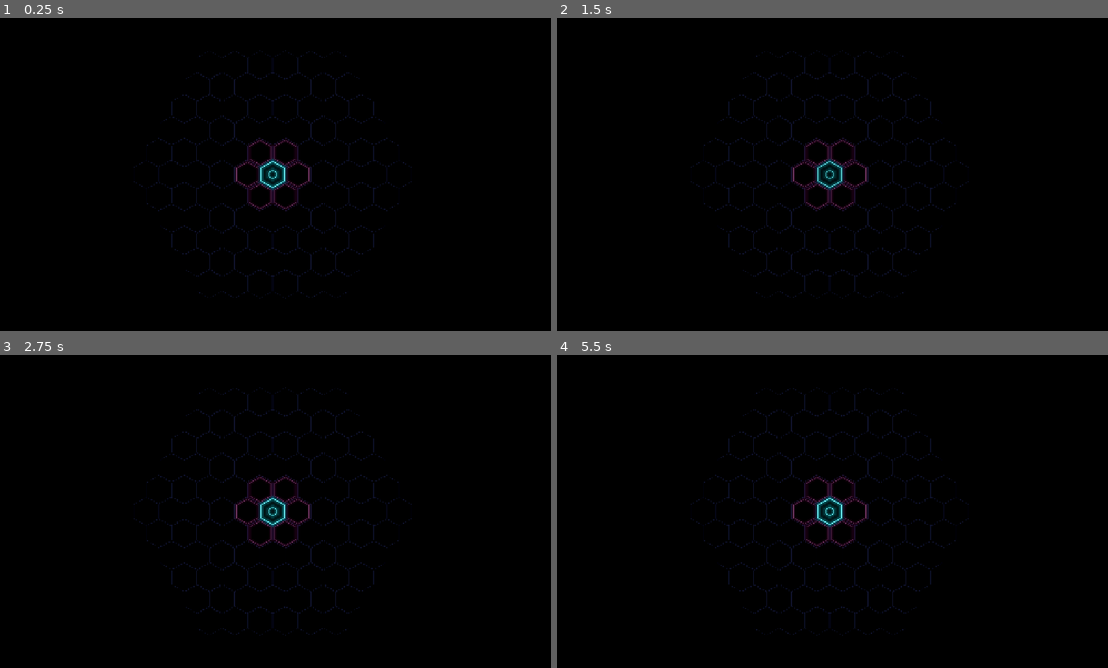
Above: before the commit, frames 1-4 (two rows, left to right).
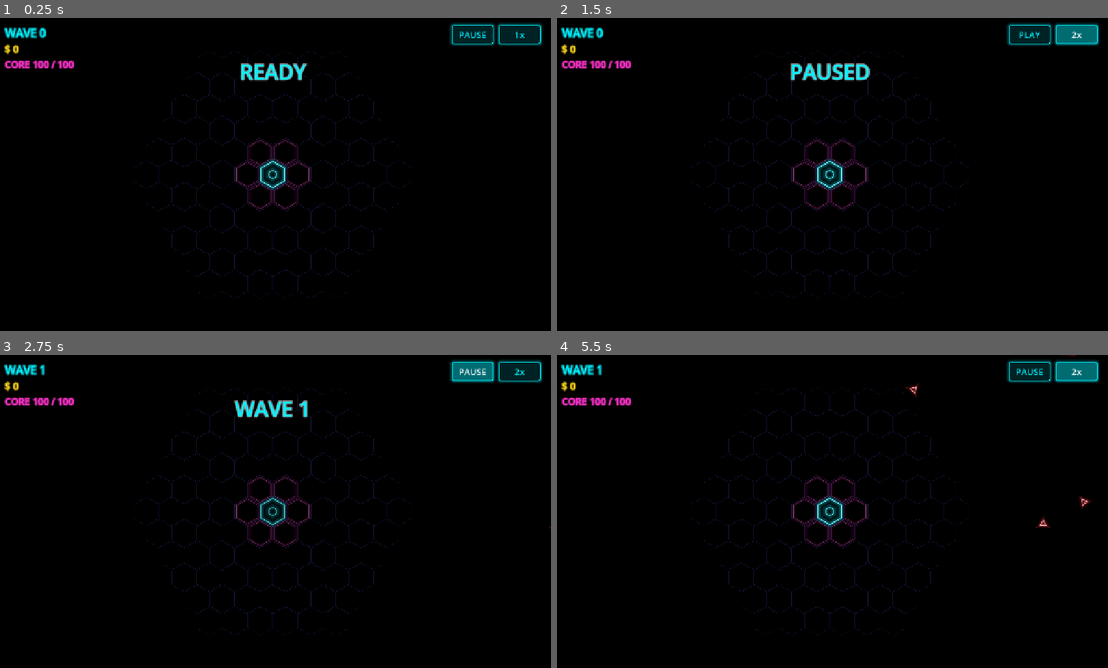
Above: after the commit, the same moments.

Repository: seoyeonwoo11/hexagon
Game: Godot game, scene res://scenes/main.tscn
Two runs of this game, one before a commit and one after it. Both use one fixed random seed, a clock stepped at 60 frames per second and the inputs below.
Inputs (mouse positions are in pixels of both pictures, inside the frame that each line leads up to):
- Up to frame 1 (0.25 s): no input
- Up to frame 2 (1.5 s): click (1030, 33) at 0.5 s, where only the run after the commit has a clickable "PAUSE"; click (1074, 33) at 1.25 s, where only the run after the commit has a clickable "1x"
- Up to frame 3 (2.75 s): click (473, 370) at 2 s, where only the run after the commit has a clickable "PLAY"
- Up to frame 4 (5.5 s): click (1074, 370) at 2.75 s, where only the run after the commit has a clickable "2x"; click (1074, 370) at 3.5 s, where only the run after the commit has a clickable "1x"; click (1074, 370) at 4.25 s, where only the run after the commit has a clickable "2x"; click (1074, 370) at 5 s, where only the run after the commit has a clickable "1x"

The runs differ from the first frame. In frame 1, 2.2% of the frame differs, in the area x 0-99%, y 1-21%; in frame 2, 2.4%, in the area x 0-99%, y 1-55%; in frame 3, 2.3%; in frame 4, 1.9%.

Commit message:
2단계: 기본 전투 루프
- 적: 화면 사방 밖에서 등장해 가장 가까운 타일로 이동, 닿으면 피해
- 타일: 사거리 내 가장 가까운 적을 레이저로 자동 공격, 체력과 피격 표시
- 코어(시작 타일) 파괴 시 게임 오버, R로 재시작
- 적 처치 보상금, 웨이브 진행과 클리어
- 일시정지(Space)와 2배속(F), HUD
- 전투 루프 헤드리스 테스트

Co-Authored-By: Claude Opus 5.5 <noreply@anthropic.com>
Claude-Session: https://claude.ai/code/session_01FxD1R6gogt5cwBiW2ee9Dt

Diff:
--- a/scenes/main.tscn
+++ b/scenes/main.tscn
@@ -1,6 +1,8 @@
-[gd_scene load_steps=3 format=3]
+[gd_scene load_steps=5 format=3]
 
-[ext_resource type="Script" path="res://scripts/board.gd" id="1_board"]
+[ext_resource type="Script" path="res://scripts/game.gd" id="1_game"]
+[ext_resource type="Script" path="res://scripts/board.gd" id="2_board"]
+[ext_resource type="Script" path="res://scripts/hud.gd" id="3_hud"]
 
 [sub_resource type="Environment" id="Environment_neon"]
 background_mode = 3
@@ -12,6 +14,7 @@
 glow_hdr_threshold = 0.6
 
 [node name="Main" type="Node2D"]
+script = ExtResource("1_game")
 
 [node name="WorldEnvironment" type="WorldEnvironment" parent="."]
 environment = SubResource("Environment_neon")
@@ -20,4 +23,7 @@
 zoom = Vector2(0.7, 0.7)
 
 [node name="Board" type="Node2D" parent="."]
-script = ExtResource("1_board")
+script = ExtResource("2_board")
+
+[node name="HUD" type="CanvasLayer" parent="."]
+script = ExtResource("3_hud")
--- a/scripts/board.gd
+++ b/scripts/board.gd
@@ -4,6 +4,10 @@
 ## 배치 규칙: 비어 있고, 이미 놓인 타일과 면이 맞닿은 칸에만 놓을 수 있다.
 
 signal tile_placed(tile: HexTile)
+signal tile_destroyed(tile: HexTile)
+signal core_destroyed
+
+const CORE := Vector2i.ZERO
 
 @export var hex_size := 48.0
 @export var grid_radius := 5
@@ -12,13 +16,21 @@
 @export var hover_color := Color(1.0, 1.0, 1.0)
 
 var tiles: Dictionary[Vector2i, HexTile] = {}
+## 적은 이 레이어에 추가한다 (보드와 같은 좌표계, 타일 위에 그려짐).
+var enemy_layer: Node2D
 
 var _hover := Vector2i.ZERO
 var _has_hover := false
 
 
 func _ready() -> void:
-	place_tile(Vector2i.ZERO)
+	enemy_layer = Node2D.new()
+	enemy_layer.name = "Enemies"
+	enemy_layer.z_index = 1
+	add_child(enemy_layer)
+	var core := place_tile(CORE)
+	core.max_hp = 100.0
+	core.hp = core.max_hp
 
 
 func _process(_delta: float) -> void:
@@ -61,11 +73,38 @@
 	tile.size = hex_size
 	tile.color = color
 	tile.position = HexGrid.axial_to_pixel(coord, hex_size)
+	tile.destroyed.connect(_on_tile_destroyed)
 	add_child(tile)
 	tiles[coord] = tile
 	queue_redraw()
 	tile_placed.emit(tile)
 	return tile
+
+
+func core_tile() -> HexTile:
+	return tiles.get(CORE)
+
+
+## 전역 좌표 기준으로 가장 가까운 타일.
+func nearest_tile(global_point: Vector2) -> HexTile:
+	var best: HexTile = null
+	var best_dist := INF
+	for tile in tiles.values():
+		var d := global_point.distance_squared_to(tile.global_position)
+		if d < best_dist:
+			best = tile
+			best_dist = d
+	return best
+
+
+func _on_tile_destroyed(tile: HexTile) -> void:
+	if tile.coord == CORE:
+		core_destroyed.emit()
+		return
+	tiles.erase(tile.coord)
+	tile.queue_free()
+	queue_redraw()
+	tile_destroyed.emit(tile)
 
 
 func _draw() -> void:
--- /dev/null
+++ b/scripts/enemy.gd
@@ -0,0 +1,76 @@
+class_name Enemy
+extends Node2D
+## 화면 밖에서 나타나 가장 가까운 타일로 다가가는 적.
+## 타일에 닿으면 피해를 주고 사라지며, 처치되면 보상금을 준다.
+
+signal died(enemy: Enemy, reward: int)
+
+const GROUP := &"enemies"
+
+@export var color := Color(1.0, 0.3, 0.35)
+
+var max_hp := 10.0
+var hp := 10.0
+var speed := 60.0
+var reward := 5
+var contact_damage := 10.0
+var radius := 12.0
+var board: Board
+
+var _dead := false
+var _spin := 0.0
+
+
+func _ready() -> void:
+	add_to_group(GROUP)
+	hp = max_hp
+
+
+func _process(delta: float) -> void:
+	if _dead or board == null:
+		return
+	var target := board.nearest_tile(global_position)
+	if target == null:
+		return
+	var to_target := target.global_position - global_position
+	if to_target.length() <= board.hex_size * 0.8:
+		target.take_damage(contact_damage)
+		_die(false)
+		return
+	global_position += to_target.normalized() * speed * delta
+	_spin += delta * 3.0
+	queue_redraw()
+
+
+func is_alive() -> bool:
+	return not _dead
+
+
+func take_damage(amount: float) -> void:
+	if _dead:
+		return
+	hp -= amount
+	if hp <= 0.0:
+		_die(true)
+	else:
+		queue_redraw()
+
+
+func _die(killed: bool) -> void:
+	_dead = true
+	remove_from_group(GROUP)
+	died.emit(self, reward if killed else 0)
+	queue_free()
+
+
+func _draw() -> void:
+	var pts := PackedVector2Array()
+	for i in 4:
+		var a := _spin + TAU * i / 3.0
+		pts.append(Vector2(cos(a), sin(a)) * radius)
+	NeonDraw.polyline(self, pts, color, 1.0, 2.5)
+	if hp < max_hp:
+		var w := radius * 2.0
+		var y := radius + 6.0
+		draw_line(Vector2(-w / 2.0, y), Vector2(w / 2.0, y), Color(color, 0.25), 2.0)
+		draw_line(Vector2(-w / 2.0, y), Vector2(-w / 2.0 + w * hp / max_hp, y), color, 2.0)
--- /dev/null
+++ b/scripts/game.gd
@@ -0,0 +1,176 @@
+class_name Game
+extends Node2D
+## 게임 진행: 돈, 웨이브, 적 생성, 일시정지/배속, 게임 오버.
+## (3단계에서 웨이브 클리어 시 3택 옵션 화면이 _on_wave_cleared에 들어간다.)
+
+signal money_changed(money: int)
+signal wave_started(wave: int)
+signal wave_cleared(wave: int)
+signal game_over
+
+const FIRST_WAVE_DELAY := 1.5
+const INTERMISSION := 3.0
+const SPAWN_MARGIN := 40.0
+
+@onready var board: Board = $Board
+@onready var hud: Hud = $HUD
+@onready var camera: Camera2D = $Camera2D
+
+var money := 0
+var wave := 0
+var is_over := false
+var speed_multiplier := 1.0
+
+var _to_spawn := 0
+var _spawn_timer := 0.0
+var _spawn_interval := 1.0
+var _alive := 0
+var _intermission := FIRST_WAVE_DELAY
+
+
+func _ready() -> void:
+	Engine.time_scale = 1.0
+	get_tree().paused = false
+	board.core_destroyed.connect(_on_core_destroyed)
+	hud.pause_pressed.connect(toggle_pause)
+	hud.speed_pressed.connect(toggle_speed)
+	hud.restart_pressed.connect(_on_restart_pressed)
+	hud.set_money(money)
+	hud.set_wave(wave)
+	hud.set_speed(speed_multiplier)
+	hud.set_paused(false)
+	hud.show_message("READY", Hud.NEON_CYAN)
+
+
+func _process(delta: float) -> void:
+	if is_over:
+		return
+	var core := board.core_tile()
+	if core != null:
+		hud.set_core(core.hp, core.max_hp)
+
+	if _intermission > 0.0:
+		_intermission -= delta
+		if _intermission <= 0.0:
+			_begin_wave()
+		return
+
+	if _to_spawn > 0:
+		_spawn_timer -= delta
+		if _spawn_timer <= 0.0:
+			_spawn_enemy()
+			_to_spawn -= 1
+			_spawn_timer = _spawn_interval
+	elif _alive == 0:
+		_on_wave_cleared()
+
+
+func add_money(amount: int) -> void:
+	money += amount
+	hud.set_money(money)
+	money_changed.emit(money)
+
+
+func alive_enemies() -> int:
+	return _alive
+
+
+func toggle_pause() -> void:
+	if is_over:
+		return
+	var tree := get_tree()
+	tree.paused = not tree.paused
+	hud.set_paused(tree.paused)
+	if tree.paused:
+		hud.show_message("PAUSED", Hud.NEON_CYAN)
+	else:
+		hud.hide_message()
+
+
+func toggle_speed() -> void:
+	speed_multiplier = 2.0 if speed_multiplier == 1.0 else 1.0
+	Engine.time_scale = speed_multiplier
+	hud.set_speed(speed_multiplier)
+
+
+## 웨이브 번호에 따른 적 수/능력치. 밸런스 조정은 여기서.
+func wave_enemy_count(n: int) -> int:
+	return 3 + n * 2
+
+
+func _begin_wave() -> void:
+	wave += 1
+	_to_spawn = wave_enemy_count(wave)
+	_spawn_interval = maxf(0.3, 1.2 - wave * 0.05)
+	_spawn_timer = 0.0
+	hud.set_wave(wave)
+	hud.show_message("WAVE %d" % wave, Hud.NEON_CYAN)
+	get_tree().create_timer(1.2, false).timeout.connect(_hide_wave_message.bind(wave))
+	wave_started.emit(wave)
+
+
+func _hide_wave_message(for_wave: int) -> void:
+	if for_wave == wave and not is_over and not get_tree().paused:
+		hud.hide_message()
+
+
+func _on_wave_cleared() -> void:
+	wave_cleared.emit(wave)
+	hud.show_message("WAVE CLEAR", Hud.NEON_YELLOW)
+	_intermission = INTERMISSION
+
+
+func _spawn_enemy() -> void:
+	var enemy := Enemy.new()
+	enemy.board = board
+	enemy.max_hp = 6.0 + wave * 2.0
+	enemy.speed = 55.0 + wave * 3.0
+	enemy.reward = 3 + wave / 2
+	enemy.contact_damage = 10.0
+	enemy.color = Color(1.0, 0.3, 0.35) if wave % 2 == 1 else Color(1.0, 0.55, 0.1)
+	enemy.died.connect(_on_enemy_died)
+	board.enemy_layer.add_child(enemy)
+	enemy.global_position = _random_spawn_point()
+	_alive += 1
+
+
+## 카메라에 보이는 영역의 테두리 바로 바깥, 사방 중 임의의 한 점.
+func _random_spawn_point() -> Vector2:
+	var half := get_viewport_rect().size / camera.zoom / 2.0 + Vector2.ONE * SPAWN_MARGIN
+	var center := camera.get_screen_center_position()
+	var perimeter := 4.0 * (half.x + half.y)
+	var t := randf() * perimeter
+	var p: Vector2
+	if t < 2.0 * half.x:
+		p = Vector2(-half.x + t, -half.y)
+	elif t < 2.0 * half.x + 2.0 * half.y:
+		p = Vector2(half.x, -half.y + (t - 2.0 * half.x))
+	elif t < 4.0 * half.x + 2.0 * half.y:
+		p = Vector2(half.x - (t - 2.0 * half.x - 2.0 * half.y), half.y)
+	else:
+		p = Vector2(-half.x, half.y - (t - 4.0 * half.x - 2.0 * half.y))
+	return center + p
+
+
+func _on_enemy_died(_enemy: Enemy, reward: int) -> void:
+	_alive -= 1
+	if reward > 0:
+		add_money(reward)
+
+
+func _on_core_destroyed() -> void:
+	if is_over:
+		return
+	is_over = true
+	hud.set_core(0, board.core_tile().max_hp)
+	hud.show_message("GAME OVER\nWAVE %d  -  R TO RESTART" % wave, Hud.NEON_PINK)
+	get_tree().paused = true
+	game_over.emit()
+
+
+func _on_restart_pressed() -> void:
+	if not is_over:
+		return
+	Engine.time_scale = 1.0
+	get_tree().paused = false
+	get_tree().reload_current_scene()
--- a/scripts/hex_tile.gd
+++ b/scripts/hex_tile.gd
@@ -1,22 +1,88 @@
 class_name HexTile
 extends Node2D
-## 보드 위에 놓인 육각형 타일 하나. 기능(공격 등)은 2단계 이후 추가한다.
+## 보드 위에 놓인 육각형 타일 하나.
+## 기본 기능: 사거리 안의 가장 가까운 적을 자동으로 레이저 공격한다.
+## 체력이 0이 되면 destroyed 신호를 보낸다 (보드가 제거/게임오버 처리).
+
+signal destroyed(tile: HexTile)
+
+const SHOT_TIME := 0.08
+const HIT_FLASH_TIME := 0.2
 
 @export var color := Color(0.0, 0.95, 1.0)
+@export var max_hp := 60.0
+@export var attack_range := 260.0
+@export var damage := 5.0
+@export var fire_interval := 0.4
 
 var coord := Vector2i.ZERO
 var size := 48.0
+var hp := 60.0
 
 var _time := 0.0
+var _cooldown := 0.0
+var _shot_target := Vector2.ZERO
+var _shot_time := 0.0
+var _hit_flash := 0.0
+var _destroyed := false
+
+
+func _ready() -> void:
+	hp = max_hp
 
 
 func _process(delta: float) -> void:
 	_time += delta
+	_cooldown -= delta
+	_shot_time = maxf(_shot_time - delta, 0.0)
+	_hit_flash = maxf(_hit_flash - delta, 0.0)
+	if _cooldown <= 0.0:
+		var enemy := find_target()
+		if enemy != null:
+			_shot_target = to_local(enemy.global_position)
+			_shot_time = SHOT_TIME
+			_cooldown = fire_interval
+			enemy.take_damage(damage)
 	queue_redraw()
+
+
+## 사거리 안에서 가장 가까운 살아있는 적.
+func find_target() -> Enemy:
+	var best: Enemy = null
+	var best_dist := attack_range
+	for node in get_tree().get_nodes_in_group(Enemy.GROUP):
+		var enemy := node as Enemy
+		if enemy == null or not enemy.is_alive():
+			continue
+		var d := global_position.distance_to(enemy.global_position)
+		if d <= best_dist:
+			best = enemy
+			best_dist = d
+	return best
+
+
+func take_damage(amount: float) -> void:
+	if _destroyed:
+		return
+	hp -= amount
+	_hit_flash = HIT_FLASH_TIME
+	if hp <= 0.0:
+		hp = 0.0
+		_destroyed = true
+		destroyed.emit(self)
 
 
 func _draw() -> void:
 	var pulse := 0.85 + 0.15 * sin(_time * 2.5)
-	NeonDraw.hexagon(self, Vector2.ZERO, size * 0.9, color, pulse, 3.0, 0.10)
+	var c := color.lerp(Color(1.0, 0.15, 0.2), _hit_flash / HIT_FLASH_TIME)
+	NeonDraw.hexagon(self, Vector2.ZERO, size * 0.9, c, pulse, 3.0, 0.10)
 	# 가운데 작은 육각형: 타일 "코어" 표시
-	NeonDraw.hexagon(self, Vector2.ZERO, size * 0.3, color, pulse * 0.8, 2.0)
+	NeonDraw.hexagon(self, Vector2.ZERO, size * 0.3, c, pulse * 0.8, 2.0)
+	# 체력이 깎였으면 남은 체력을 원호로 표시
+	if hp < max_hp:
+		var frac := hp / max_hp
+		draw_arc(Vector2.ZERO, size * 0.55, -PI / 2.0, -PI / 2.0 + TAU * frac, 32,
+				Color(c, 0.8), 2.0, true)
+	if _shot_time > 0.0:
+		NeonDraw.polyline(self, PackedVector2Array([Vector2.ZERO, _shot_target]), c,
+				_shot_time / SHOT_TIME, 2.0)
--- /dev/null
+++ b/scripts/hud.gd
@@ -0,0 +1,133 @@
+class_name Hud
+extends CanvasLayer
+## 화면 위 정보(돈, 웨이브, 코어 체력)와 일시정지/배속 버튼.
+## 일시정지 중에도 동작해야 하므로 PROCESS_MODE_ALWAYS.
+## 단축키: Space = 일시정지, F = 배속 전환, R = 게임 오버 후 재시작.
+
+signal pause_pressed
+signal speed_pressed
+signal restart_pressed
+
+const NEON_CYAN := Color(0.0, 0.95, 1.0)
+const NEON_PINK := Color(1.0, 0.2, 0.8)
+const NEON_YELLOW := Color(1.0, 0.85, 0.1)
+
+var _money_label: Label
+var _wave_label: Label
+var _core_label: Label
+var _message_label: Label
+var _pause_button: Button
+var _speed_button: Button
+
+
+func _ready() -> void:
+	process_mode = Node.PROCESS_MODE_ALWAYS
+	var info := VBoxContainer.new()
+	info.position = Vector2(24, 16)
+	add_child(info)
+	_wave_label = _make_label(NEON_CYAN, 26)
+	_money_label = _make_label(NEON_YELLOW, 22)
+	_core_label = _make_label(NEON_PINK, 22)
+	for l in [_wave_label, _money_label, _core_label]:
+		info.add_child(l)
+
+	var buttons := HBoxContainer.new()
+	buttons.set_anchors_and_offsets_preset(Control.PRESET_TOP_RIGHT)
+	buttons.grow_horizontal = Control.GROW_DIRECTION_BEGIN
+	buttons.offset_right = -24
+	buttons.offset_top = 16
+	buttons.add_theme_constant_override("separation", 12)
+	add_child(buttons)
+	_pause_button = _make_button("PAUSE", pause_pressed)
+	_speed_button = _make_button("1x", speed_pressed)
+	buttons.add_child(_pause_button)
+	buttons.add_child(_speed_button)
+
+	_message_label = _make_label(Color.WHITE, 48)
+	_message_label.set_anchors_and_offsets_preset(Control.PRESET_CENTER_TOP)
+	_message_label.grow_horizontal = Control.GROW_DIRECTION_BOTH
+	_message_label.offset_top = 90
+	_message_label.horizontal_alignment = HORIZONTAL_ALIGNMENT_CENTER
+	add_child(_message_label)
+
+
+func set_money(value: int) -> void:
+	_money_label.text = "$ %d" % value
+
+
+func set_wave(value: int) -> void:
+	_wave_label.text = "WAVE %d" % value
+
+
+func set_core(hp: float, max_hp: float) -> void:
+	_core_label.text = "CORE %d / %d" % [ceili(hp), ceili(max_hp)]
+
+
+func set_paused(paused: bool) -> void:
+	_pause_button.text = "PLAY" if paused else "PAUSE"
+
+
+func set_speed(multiplier: float) -> void:
+	_speed_button.text = "%dx" % int(multiplier)
+
+
+func show_message(text: String, color := Color.WHITE) -> void:
+	_message_label.text = text
+	_message_label.label_settings.font_color = color
+	_message_label.visible = true
+
+
+func hide_message() -> void:
+	_message_label.visible = false
+
+
+func _unhandled_input(event: InputEvent) -> void:
+	var key := event as InputEventKey
+	if key == null or not key.pressed or key.echo:
+		return
+	match key.keycode:
+		KEY_SPACE:
+			pause_pressed.emit()
+		KEY_F:
+			speed_pressed.emit()
+		KEY_R:
+			restart_pressed.emit()
+		_:
+			return
+	get_viewport().set_input_as_handled()
+
+
+func _make_label(color: Color, font_size: int) -> Label:
+	var label := Label.new()
+	var settings := LabelSettings.new()
+	settings.font_size = font_size
+	settings.font_color = color
+	settings.shadow_color = Color(color, 0.5)
+	settings.shadow_size = 8
+	settings.shadow_offset = Vector2.ZERO
+	label.label_settings = settings
+	return label
+
+
+func _make_button(text: String, sig: Signal) -> Button:
+	var button := Button.new()
+	button.text = text
+	button.focus_mode = Control.FOCUS_NONE
+	button.custom_minimum_size = Vector2(96, 44)
+	button.add_theme_font_size_override("font_size", 20)
+	button.add_theme_color_override("font_color", NEON_CYAN)
+	button.add_theme_color_override("font_hover_color", Color.WHITE)
+	var normal := StyleBoxFlat.new()
+	normal.bg_color = Color(0, 0, 0, 0.6)
+	normal.border_color = NEON_CYAN
+	normal.set_border_width_all(2)
+	normal.set_corner_radius_all(4)
+	normal.shadow_color = Color(NEON_CYAN, 0.35)
+	normal.shadow_size = 6
+	var hover := normal.duplicate() as StyleBoxFlat
+	hover.bg_color = Color(NEON_CYAN, 0.15)
+	button.add_theme_stylebox_override("normal", normal)
+	button.add_theme_stylebox_override("hover", hover)
+	button.add_theme_stylebox_override("pressed", hover)
+	button.pressed.connect(func() -> void: sig.emit())
+	return button
--- /dev/null
+++ b/tests/test_combat.gd
@@ -0,0 +1,56 @@
+extends SceneTree
+## 실행: godot --headless --fixed-fps 60 --path . -s res://tests/test_combat.gd
+## 메인 씬을 실제로 돌려 전투 루프를 확인한다.
+
+## 2배속이므로 게임 시간은 두 배.
+const SIM_SECONDS := 30
+
+var _failures := 0
+var _frame := 0
+var _game: Game
+var _cleared := 0
+
+
+func _check(cond: bool, msg: String) -> void:
+	if not cond:
+		_failures += 1
+		printerr("FAIL: ", msg)
+
+
+func _initialize() -> void:
+	change_scene_to_file("res://scenes/main.tscn")
+
+
+func _process(_delta: float) -> bool:
+	_frame += 1
+	if _frame == 2:
+		_game = current_scene as Game
+		_check(_game != null, "main scene uses Game script")
+		_game.wave_cleared.connect(func(_w: int) -> void: _cleared += 1)
+		# 일시정지/배속 토글
+		_game.toggle_speed()
+		_check(Engine.time_scale == 2.0, "2x speed")
+		_game.toggle_speed()
+		_check(Engine.time_scale == 1.0, "back to 1x")
+		_game.toggle_pause()
+		_check(paused, "paused")
+		_game.toggle_pause()
+		_check(not paused, "unpaused")
+		# 2배속으로 시뮬레이션 진행
+		_game.toggle_speed()
+	elif _frame == 2 + SIM_SECONDS * 60:
+		_check(_game.wave >= 2, "reached wave 2+ (wave=%d)" % _game.wave)
+		_check(_cleared >= 1, "cleared at least one wave")
+		_check(_game.money > 0, "earned money (money=%d)" % _game.money)
+		_check(not _game.is_over, "single tile survives early waves")
+		print("wave=%d money=%d core_hp=%.0f" % [_game.wave, _game.money,
+				_game.board.core_tile().hp])
+		# 코어 파괴 -> 게임 오버
+		_game.board.core_tile().take_damage(99999.0)
+		_check(_game.is_over, "game over when core destroyed")
+		_check(paused, "tree paused on game over")
+		Engine.time_scale = 1.0
+		if _failures == 0:
+			print("ALL TESTS PASSED")
+		quit(1 if _failures > 0 else 0)
+	return false
Not shown, added: scripts/enemy.gd.uid
Not shown, added: scripts/game.gd.uid
Not shown, added: scripts/hud.gd.uid
Not shown, added: tests/test_combat.gd.uid
